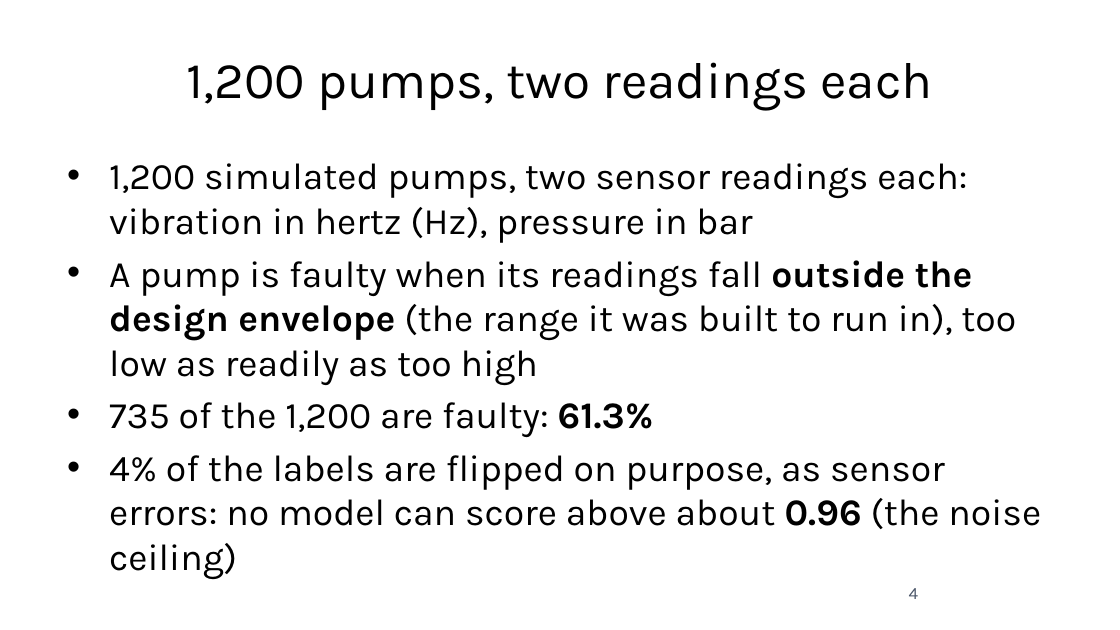
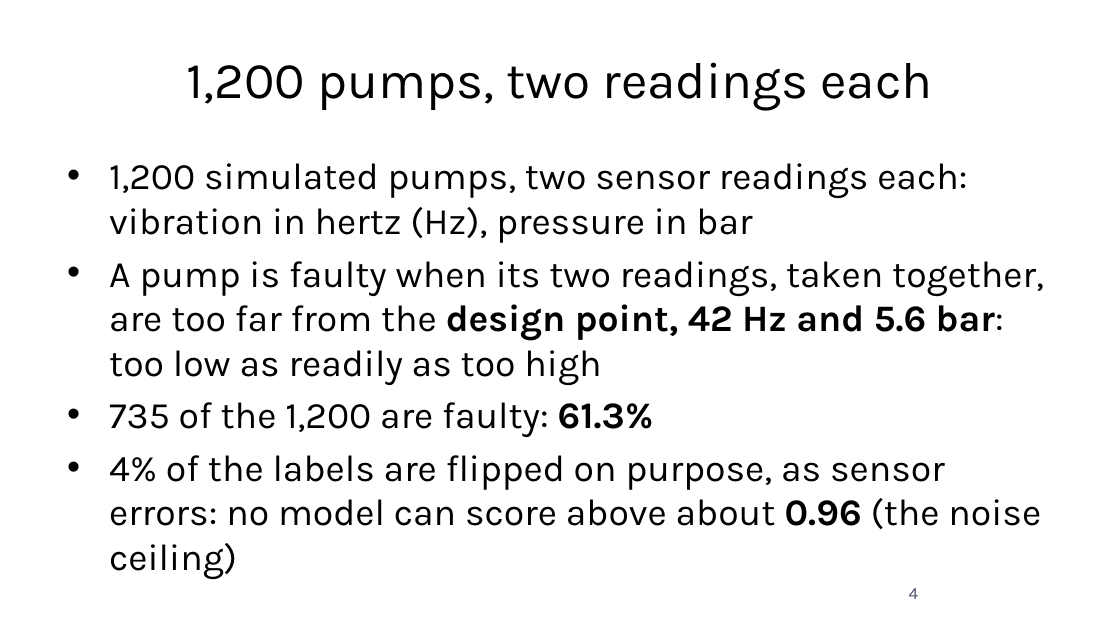
Before and after one commit to fabioantonini/technologies-for-artificial-intelligence, a slide deck: slide 4 of Lessons/06_knn_naive_bayes_svm/Slides/knn_naive_bayes_svm_slides.pptx. Drawn at 1120x630 pixels with LibreOffice and Linux fonts; fonts in the diff are those of the drawing; background and template pictures are left out. Boxes give left, top, right and bottom in pixels: in the first picture for what was removed or moved away, otherwise in the second. Text is boxed around its words. In the diff, an @@ line names an element or a change of style, - is before the commit and + after.

```diff
--- a/Lessons/06_knn_naive_bayes_svm/Slides/knn_naive_bayes_svm_slides.pptx
+++ b/Lessons/06_knn_naive_bayes_svm/Slides/knn_naive_bayes_svm_slides.pptx
@@ text at <box>109,261,1044,386</box>: text changed @@
-• A pump is faulty when its readings fall outside the design envelope (the range it was built to run in), too low as readily as too high
+• A pump is faulty when its two readings, taken together, are too far from the design point, 42 Hz and 5.6 bar: too low as readily as too high
```
Also in this commit, not shown: 14 other slides changed, 17 other files.
